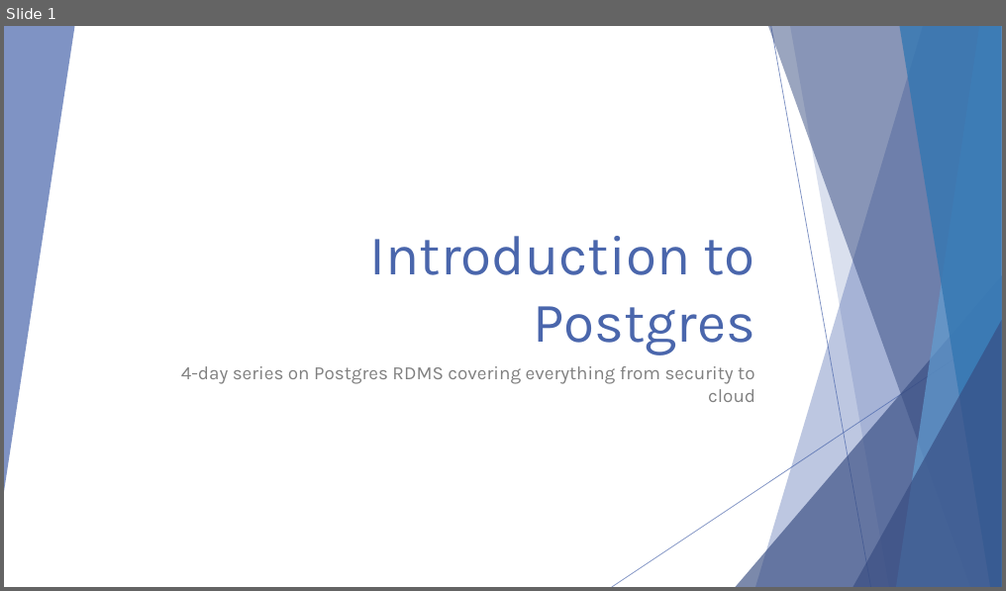
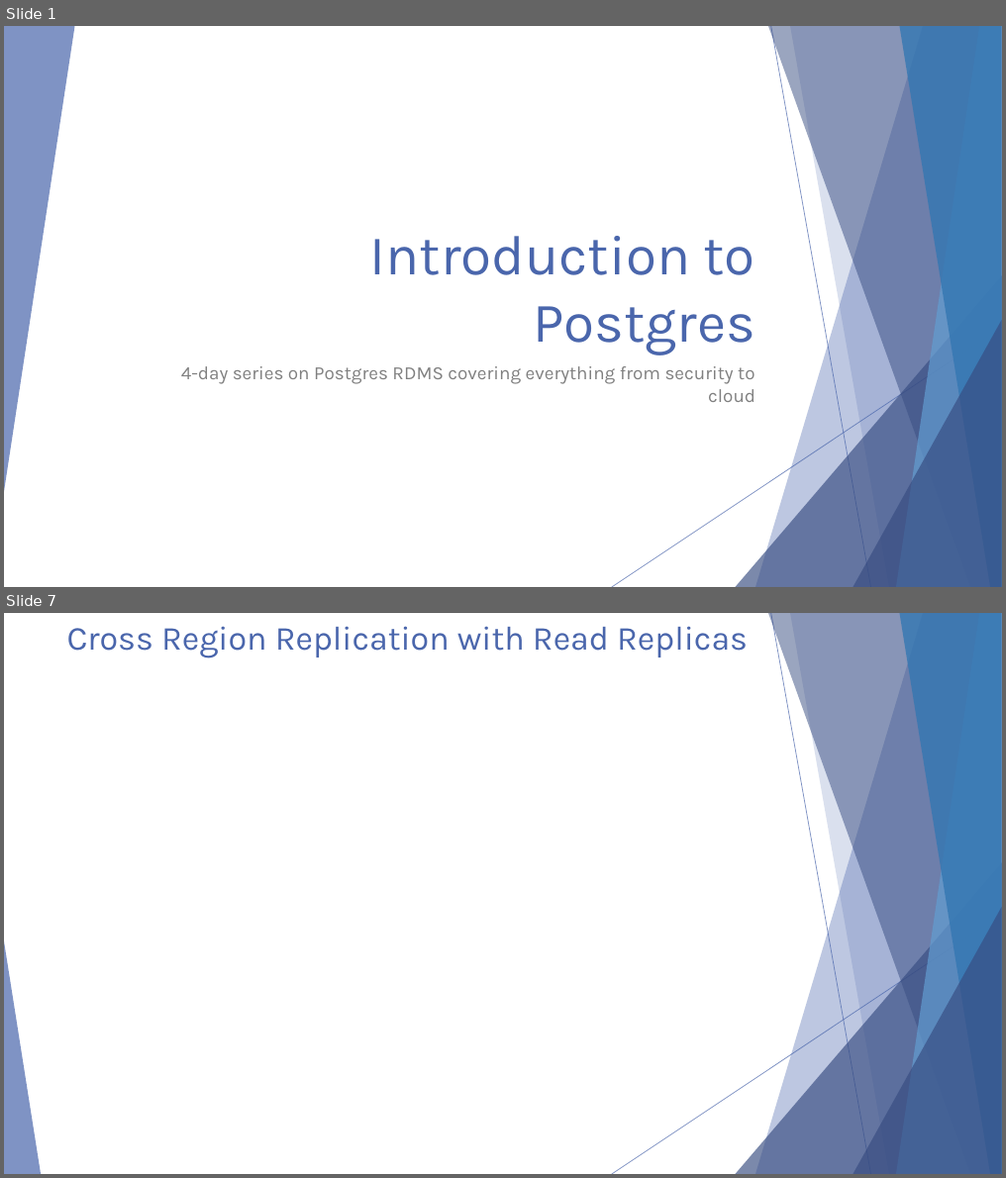
Before and after one commit to michaelrishiforrester/IntrotoPostgres2016, a slide deck: Presentations/Postgresql Presentation Day 4.pptx. Shown one above the other, each under a label of ours: slide 1 before the commit, slides 1 and 7 after it; the slides between them are not shown. The pictures are 1006x591 and 1006x1178 pixels, drawn with LibreOffice and Linux fonts; fonts in the diff are those of the drawing. Boxes give left, top, right and bottom in pixels: in the first picture for what was removed or moved away, otherwise in the second. Text is boxed around its words. In the diff, an @@ line names an element or a change of style, - is before the commit and + after.

```diff
--- a/Presentations/Postgresql Presentation Day 4.pptx
+++ b/Presentations/Postgresql Presentation Day 4.pptx
@@ slide 7 added at (4,613,1002,1174), background #FFFFFF; not listed: 9 template elements that a slide beside it also shows @@
@@ title added at (67,626,747,659), 32.4 pt, text #4A66AC @@
+Cross Region Replication with Read Replicas
@@ triangle added at (4,942,41,1174), fill #4A66AC at 70% opacity @@
```
Also in this commit, not shown: 2 slides changed, 5 other slides added, 67 slides removed.
